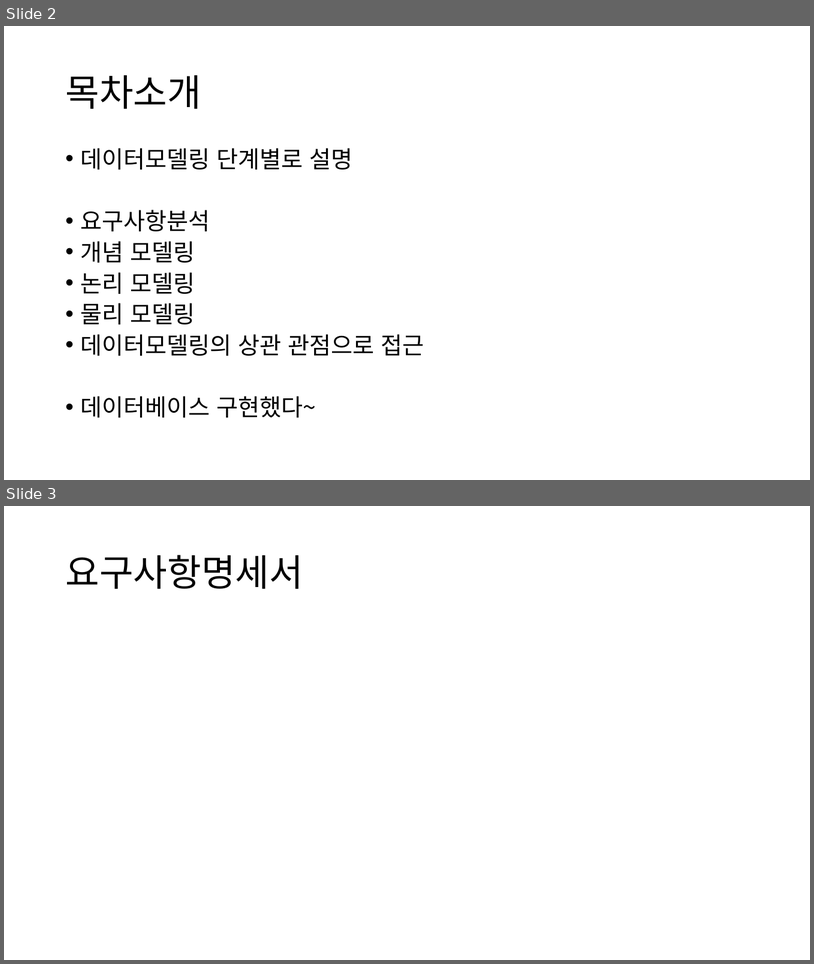
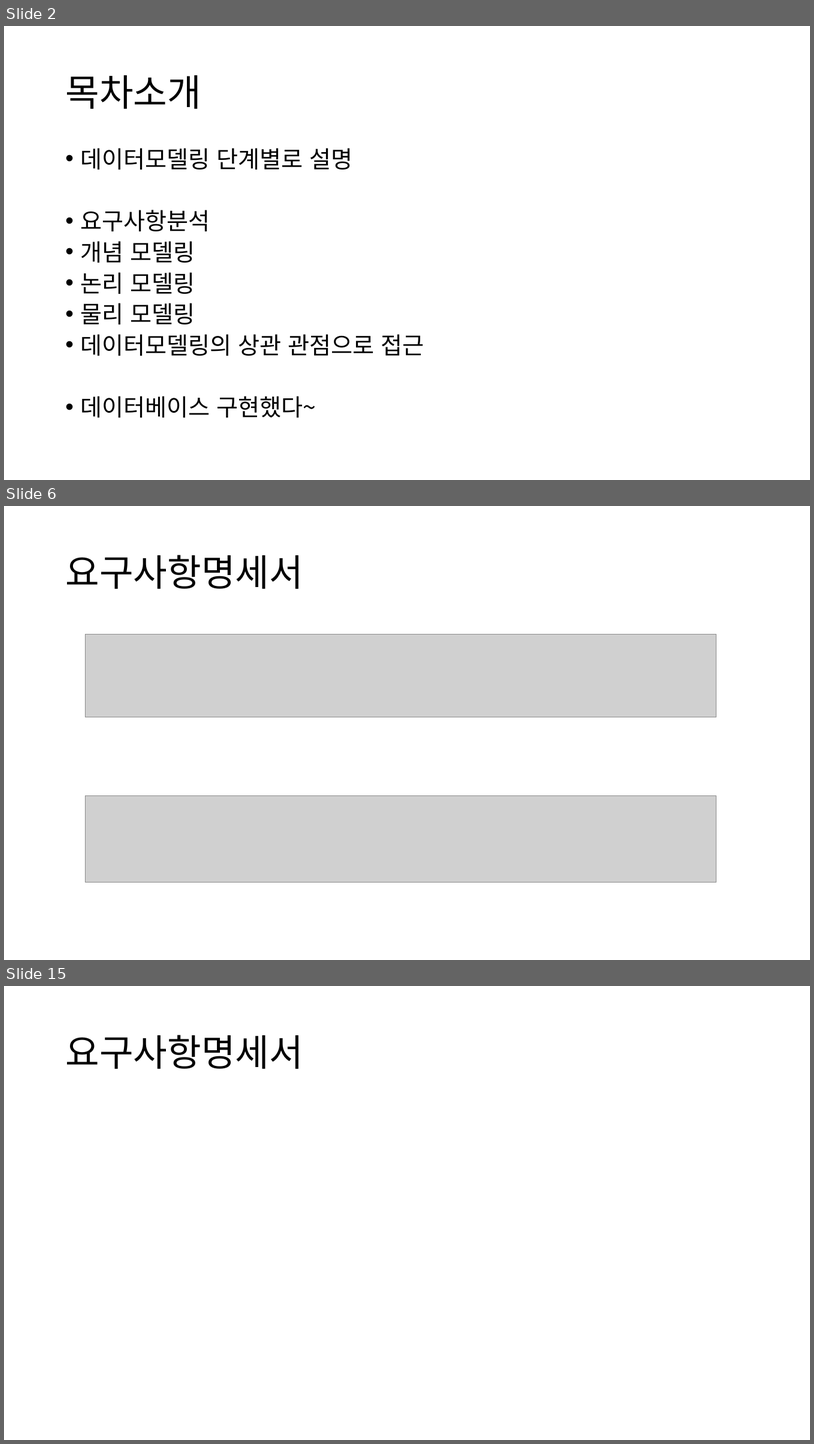
Before and after one commit to Cinema-System/My-Cinema, a slide deck: 중간발표/다은발표준비.pptx. Shown one above the other, each under a label of ours: slides 2 and 3 before the commit, slides 2, 6 and 15 after it; the slides between them are not shown. The pictures are 814x964 and 814x1444 pixels, drawn with LibreOffice and Linux fonts; fonts in the diff are those of the drawing; grey boxes stand for pictures. Boxes give left, top, right and bottom in pixels: in the first picture for what was removed or moved away, otherwise in the second. Text is boxed around its words. In the diff, an @@ line names an element or a change of style, - is before the commit and + after.

```diff
--- a/중간발표/다은발표준비.pptx
+++ b/중간발표/다은발표준비.pptx
@@ slide 6 added at (4,506,810,960), background #FFFFFF @@
@@ title added at (65,555,303,589), 44 pt, text #000000 @@
+요구사항명세서
@@ picture added at (85,634,717,717) @@
@@ picture added at (85,796,717,882) @@
@@ what was slide 3 is now slide 15 @@
```
Also in this commit, not shown: 13 other slides added, 2 other files.
